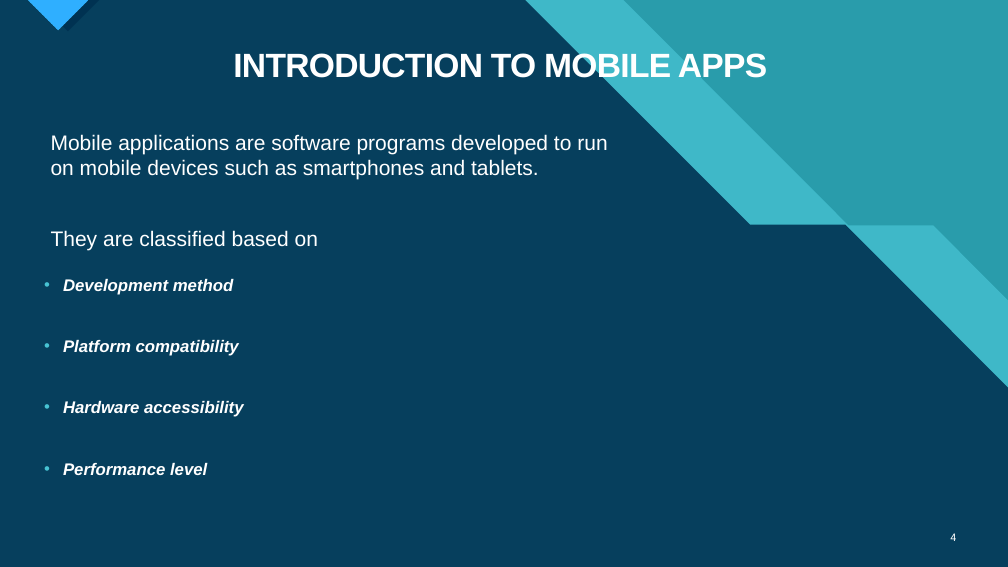
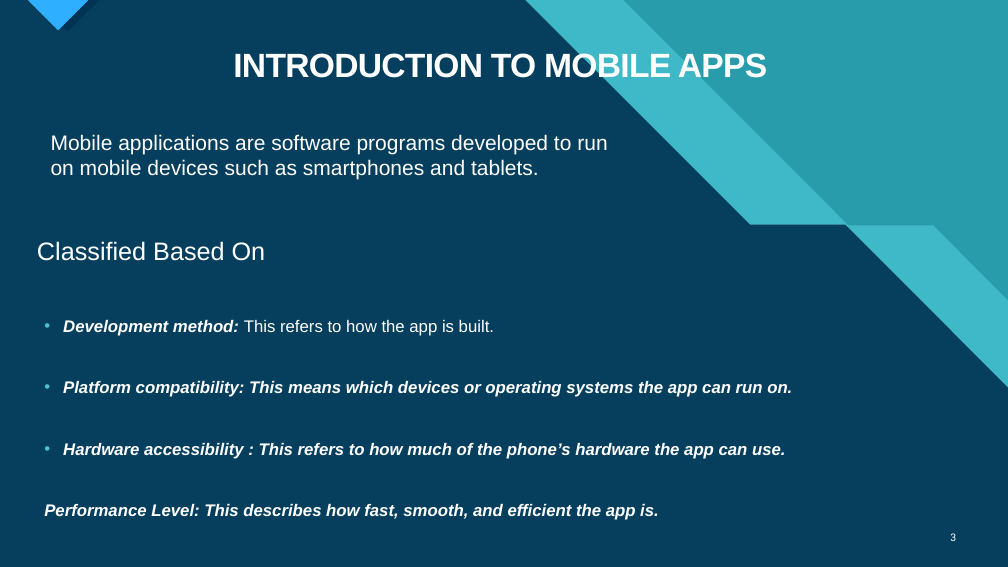
Before and after one commit to kelseafunwi/Group11SchoolWork, a slide deck: slide 3 of Task 1/Task 1 Mobile App Development.pptx (slide 4 before the commit). Drawn at 1008x567 pixels with LibreOffice and Linux fonts; fonts in the diff are those of the drawing. Boxes give left, top, right and bottom in pixels: in the first picture for what was removed or moved away, otherwise in the second. Text is boxed around its words. In the diff, an @@ line names an element or a change of style, - is before the commit and + after.

```diff
--- a/Task 1/Task 1 Mobile App Development.pptx
+++ b/Task 1/Task 1 Mobile App Development.pptx
@@ text at (51,230,318,251): paragraph removed @@
-They are classified based on
@@ text added at (37,241,266,261), 24 pt, text #FFFFFF @@
+Classified Based On
@@ text at (44,320,792,520): text changed @@
-• Development method
-• Platform compatibility
-• Hardware accessibility
-• Performance level
+• Development method: This refers to how the app is built.
+• Platform compatibility: This means which devices or operating systems the app can run on.
+• Hardware accessibility : This refers to how much of the phone’s hardware the app can use.
+Performance Level: This describes how fast, smooth, and efficient the app is.
@@ page number at (950,533,956,541): text changed @@
-4
+3
```
Also in this commit, not shown: 4 other slides changed, 11 slides added, 1 slide removed.
